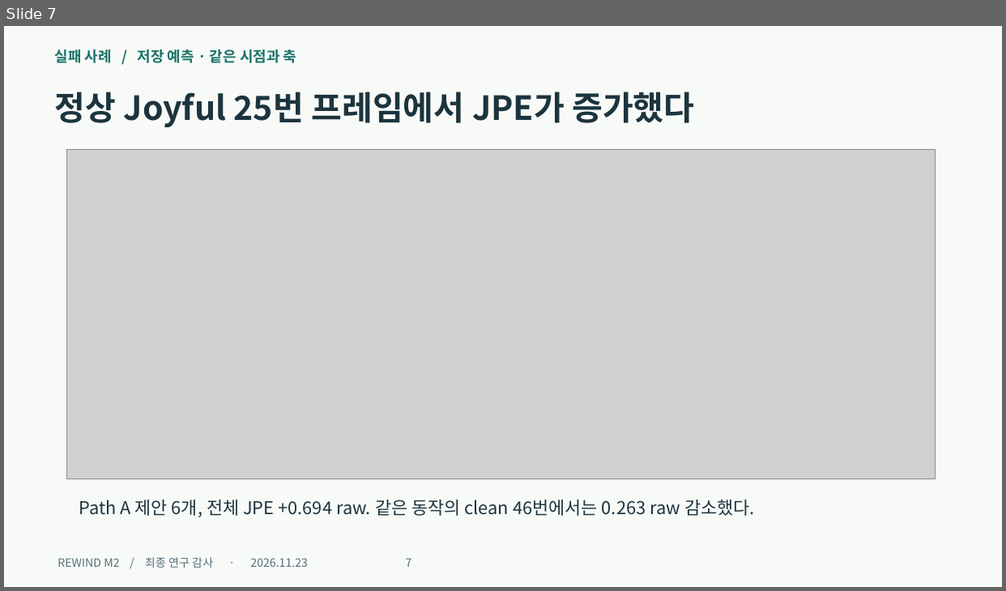
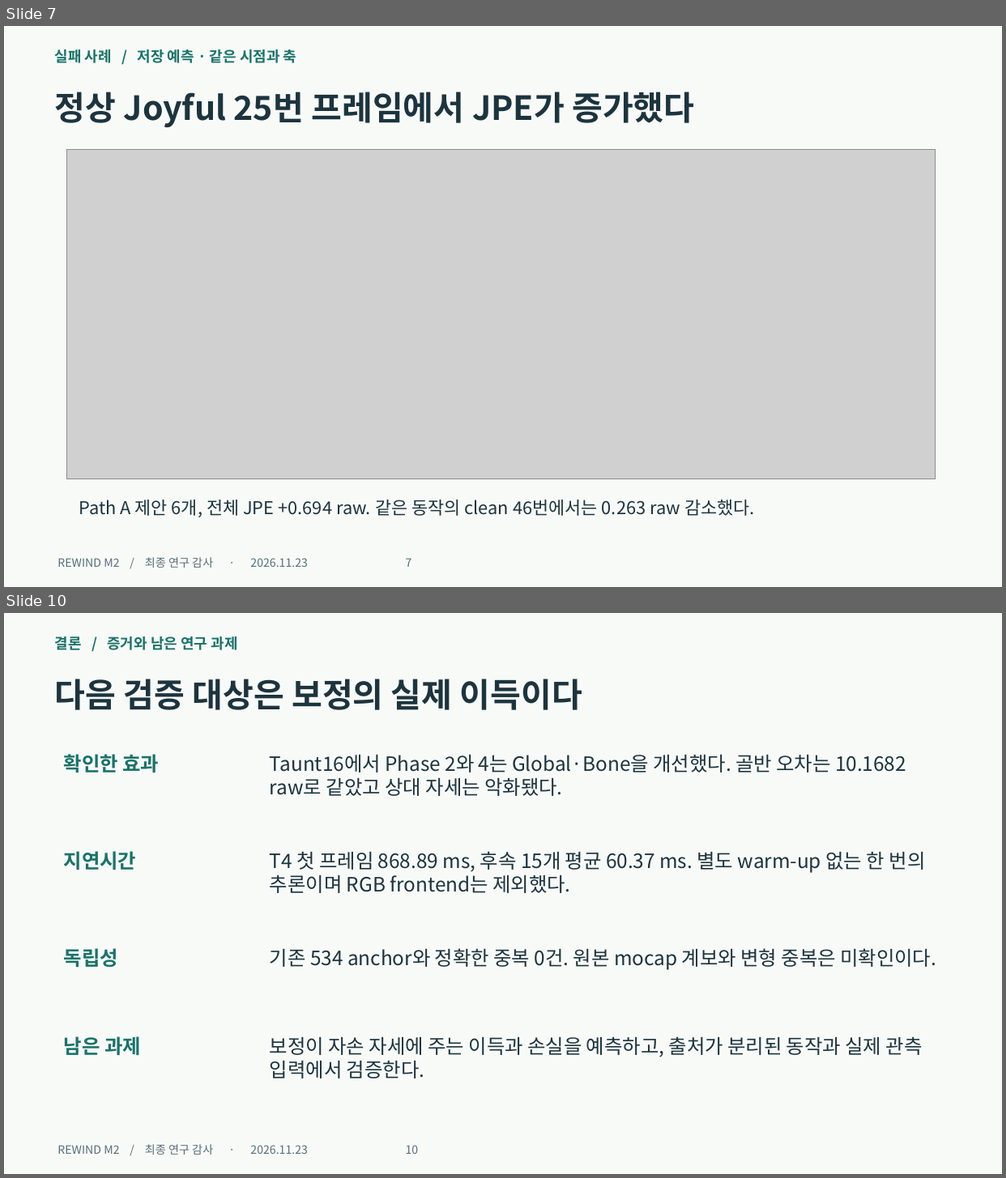
Before and after one commit to darkkyoung/REWIND-like-prototype, a slide deck: experiments/final_m2/final_audit/REWIND_M2_Final.pptx. Shown one above the other, each under a label of ours: slide 7 before the commit, slides 7 and 10 after it; the slides between them are not shown. The pictures are 1006x591 and 1006x1178 pixels, drawn with LibreOffice and Linux fonts; fonts in the diff are those of the drawing; grey boxes stand for pictures. Boxes give left, top, right and bottom in pixels: in the first picture for what was removed or moved away, otherwise in the second. Text is boxed around its words. In the diff, an @@ line names an element or a change of style, - is before the commit and + after.

Commit message:
docs: [최종 발표] Taunt16 T4 실측과 사전 판정 통합
- 동결 예측의 전역·상대 오차와 실제 보정 프레임 수 재계산
- 동일 축 사례와 기존 검증 대비 변화량을 발표 및 보고서에 반영
- 슬라이드별 발표 원고와 예상 질의 및 실측 검증 기록 추가

```diff
--- a/experiments/final_m2/final_audit/REWIND_M2_Final.pptx
+++ b/experiments/final_m2/final_audit/REWIND_M2_Final.pptx
@@ slide 10 added at [4, 613, 1002, 1174], background #F8FAF8 @@
@@ text added at [55, 636, 238, 650], 14 pt, text #197369, bold @@
+결론 / 증거와 남은 연구 과제
@@ text added at [55, 679, 582, 710], 32 pt, text #1C343E, bold @@
+다음 검증 대상은 보정의 실제 이득이다
@@ text added at [64, 754, 159, 773], 19 pt, text #197369, bold @@
+확인한 효과
@@ text added at [270, 755, 906, 796], 19 pt, text #1C343E @@
+Taunt16에서 Phase 2와 4는 Global·Bone을 개선했다. 골반 오차는 10.1682 raw로 같았고 상대 자세는 악화됐다.
@@ text added at [64, 851, 137, 871], 19 pt, text #197369, bold @@
+지연시간
@@ text added at [270, 851, 926, 893], 19 pt, text #1C343E @@
+T4 첫 프레임 868.89 ms, 후속 15개 평균 60.37 ms. 별도 warm-up 없는 한 번의 추론이며 RGB frontend는 제외했다.
@@ text added at [64, 948, 118, 968], 19 pt, text #197369, bold @@
+독립성
@@ text added at [270, 948, 936, 970], 19 pt, text #1C343E @@
+기존 534 anchor와 정확한 중복 0건. 원본 mocap 계보와 변형 중복은 미확인이다.
@@ text added at [64, 1037, 141, 1055], 19 pt, text #197369, bold @@
+남은 과제
@@ text added at [270, 1037, 923, 1079], 19 pt, text #1C343E @@
+보정이 자손 자세에 주는 이득과 손실을 예측하고, 출처가 분리된 동작과 실제 관측 입력에서 검증한다.
@@ text added at [57, 1144, 419, 1155], 11 pt, text #556F78 @@
+REWIND M2 / 최종 연구 감사 · 2026.11.23 10
```
Also in this commit, not shown: 1 slide changed, 2 other slides added, 2 slides removed, 11 other files.
